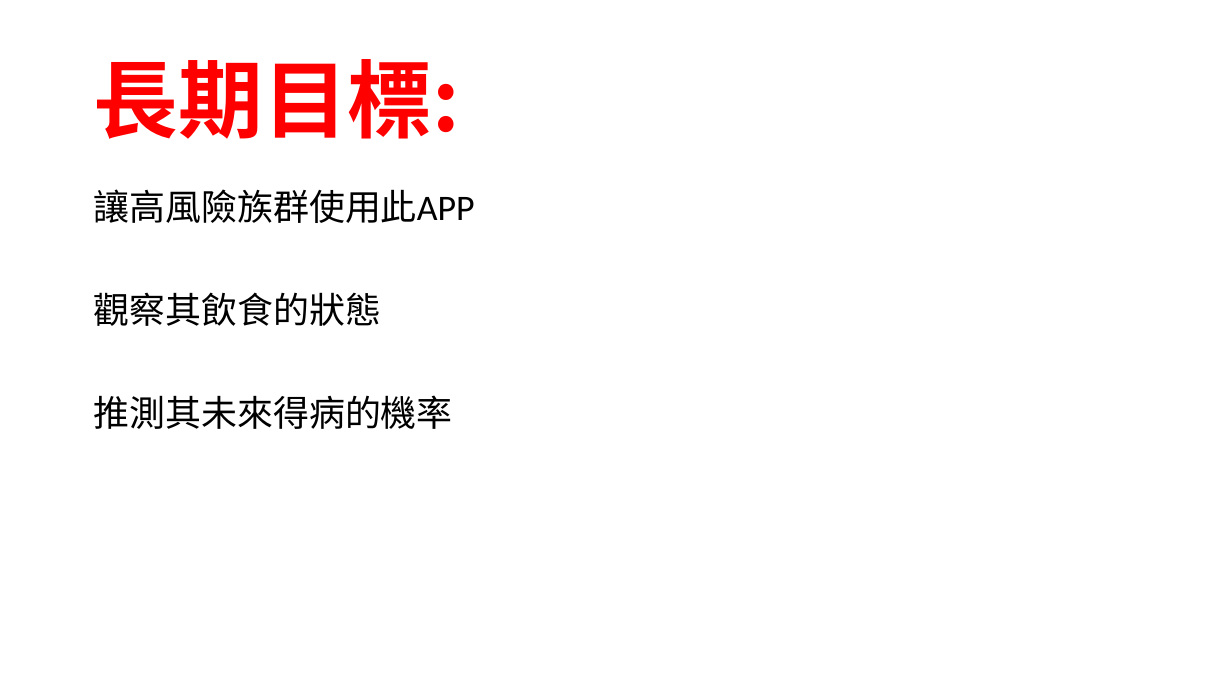
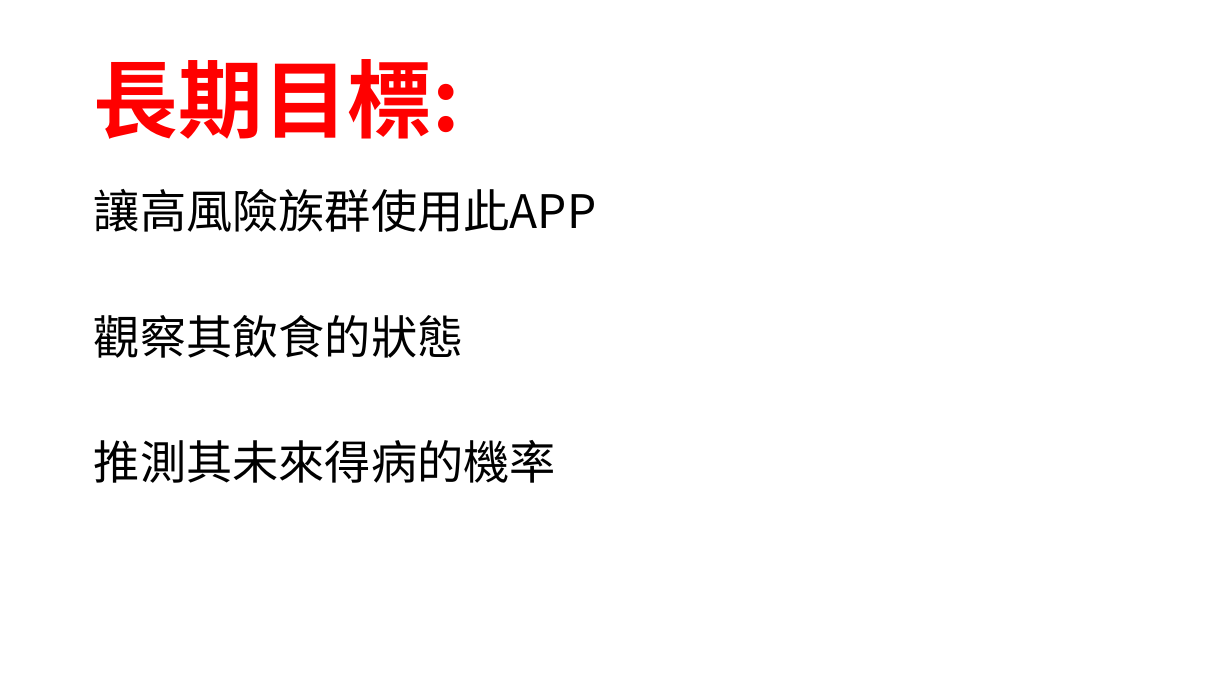
Before and after one commit to amy58328/DataBase, a slide deck: slide 8 of 資料庫專題/Health Keeper.pptx (slide 6 before the commit). Drawn at 1232x693 pixels with LibreOffice and Linux fonts; fonts in the diff are those of the drawing; background and template pictures are left out. Boxes give left, top, right and bottom in pixels: in the first picture for what was removed or moved away, otherwise in the second. Text is boxed around its words. In the diff, an @@ line names an element or a change of style, - is before the commit and + after.

```diff
--- a/資料庫專題/Health Keeper.pptx
+++ b/資料庫專題/Health Keeper.pptx
@@ text "讓高風險族群使用此APP" at [94,189,596,483]: size 28 to 36 pt, font Calibri to Noto Sans CJK SC @@
```
Also in this commit, not shown: 4 other slides changed, 6 slides added, 1 slide removed.
